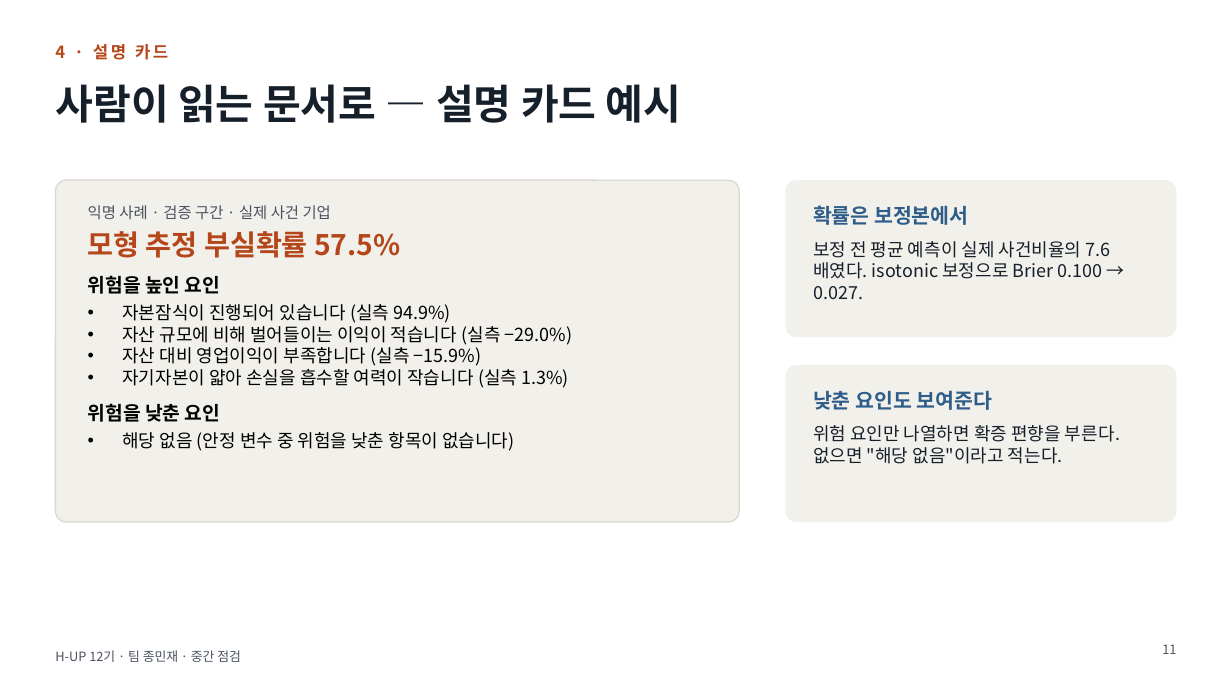
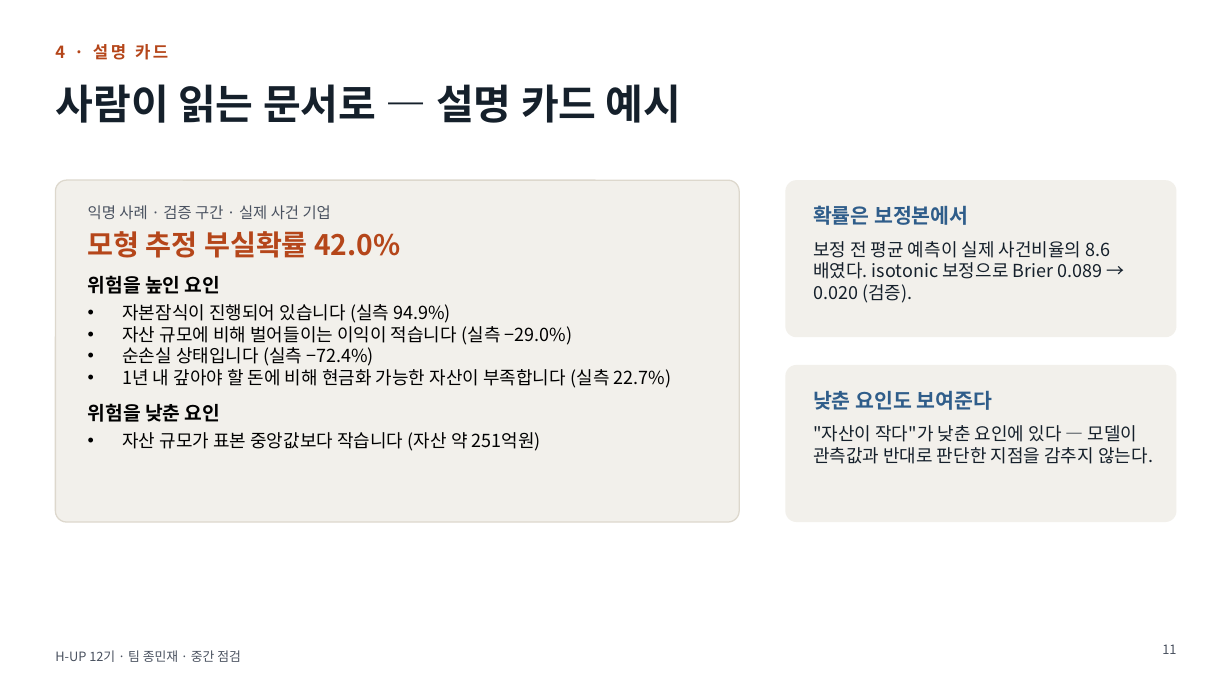
Before and after one commit to ejongmin/h-up-xai-project, a slide deck: slide 11 of 발표/중간점검_보고회.pptx. Drawn at 1232x693 pixels with LibreOffice and Linux fonts; fonts in the diff are those of the drawing. Boxes give left, top, right and bottom in pixels: in the first picture for what was removed or moved away, otherwise in the second. Text is boxed around its words. In the diff, an @@ line names an element or a change of style, - is before the commit and + after.

```diff
--- a/발표/중간점검_보고회.pptx
+++ b/발표/중간점검_보고회.pptx
@@ text at [88, 231, 400, 258]: text changed @@
-모형 추정 부실확률 57.5%
+모형 추정 부실확률 42.0%
@@ text at [813, 241, 1111, 303]: text changed @@
-보정 전 평균 예측이 실제 사건비율의 7.6배였다. isotonic 보정으로 Brier 0.100 → 0.027.
+보정 전 평균 예측이 실제 사건비율의 8.6배였다. isotonic 보정으로 Brier 0.089 → 0.020 (검증).
@@ text at [122, 347, 672, 388]: text changed @@
-• 자산 대비 영업이익이 부족합니다 (실측 −15.9%)
-• 자기자본이 얇아 손실을 흡수할 여력이 작습니다 (실측 1.3%)
+• 순손실 상태입니다 (실측 −72.4%)
+• 1년 내 갚아야 할 돈에 비해 현금화 가능한 자산이 부족합니다 (실측 22.7%)
@@ text at [122, 432, 541, 451]: text changed @@
-• 해당 없음 (안정 변수 중 위험을 낮춘 항목이 없습니다)
+• 자산 규모가 표본 중앙값보다 작습니다 (자산 약 251억원)
@@ text at [813, 425, 1153, 464]: text changed @@
-위험 요인만 나열하면 확증 편향을 부른다. 없으면 "해당 없음"이라고 적는다.
+"자산이 작다"가 낮춘 요인에 있다 — 모델이 관측값과 반대로 판단한 지점을 감추지 않는다.
```
Also in this commit, not shown: 6 other slides changed, 3 other files.
